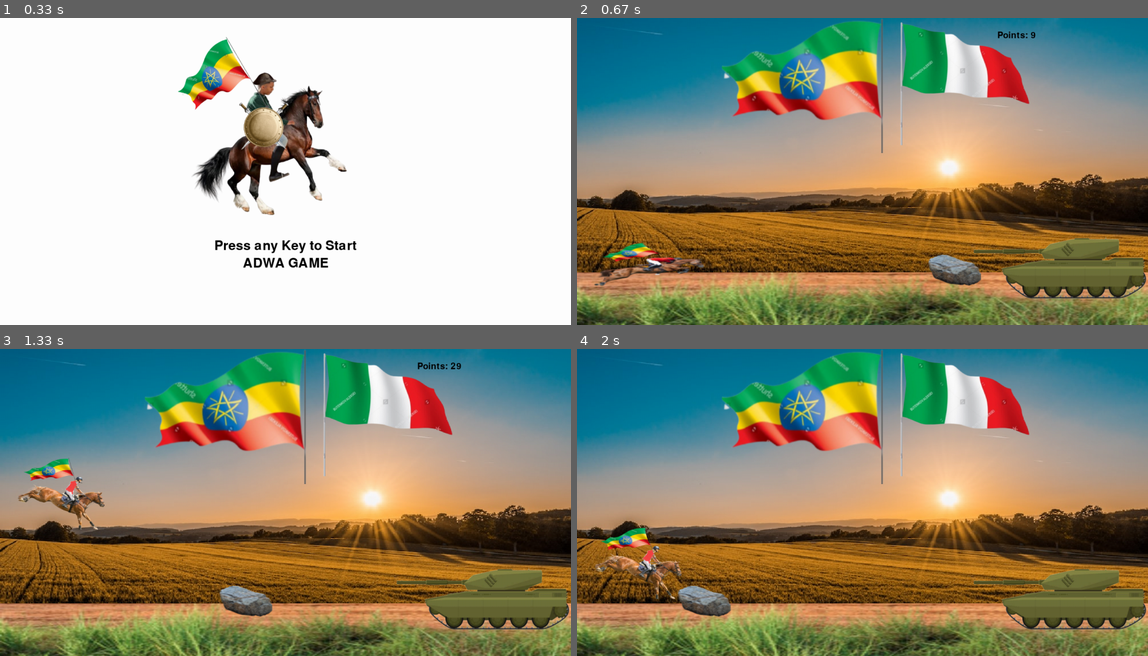
Above: before the commit, frames 1-4 (two rows, left to right).
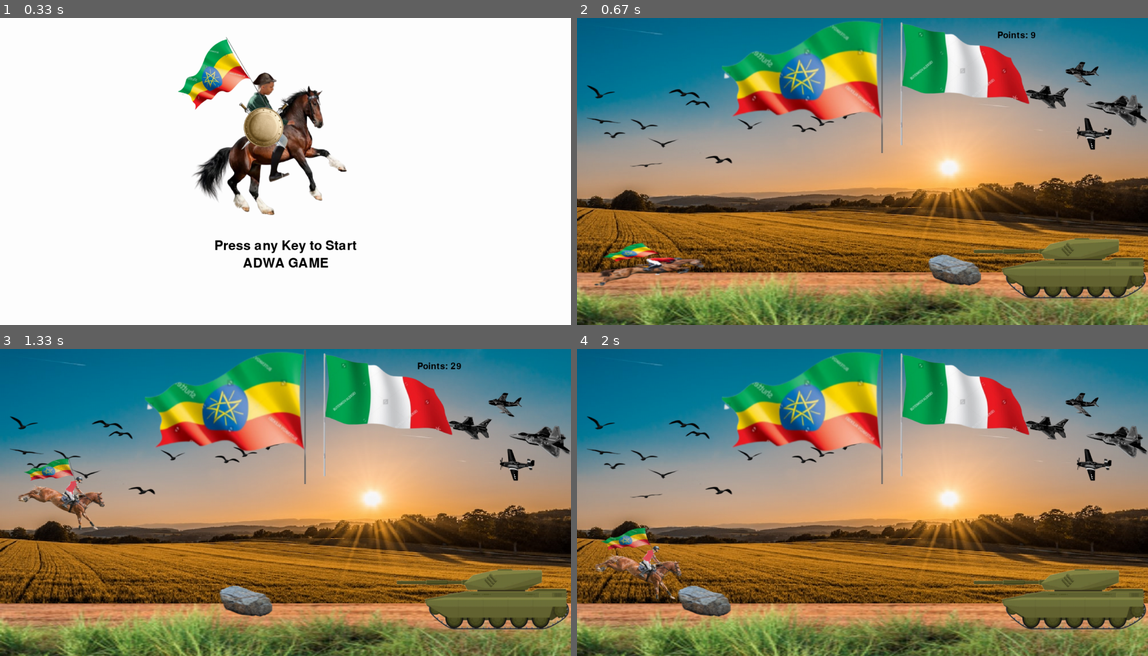
Above: after the commit, the same moments.

Repository: tans1/ADWA-GAME-IN-PYGAME
Game: pygame game, started from main.py
Two runs of this game, one before a commit and one after it. Both use one fixed random seed, a clock stepped at 60 frames per second and the inputs below.
Inputs:
- Up to frame 1 (0.33 s): no input
- Up to frame 2 (0.67 s): hold Down from 0.33 s (still down)
- Up to frame 3 (1.33 s): release Down at 0.8 s; tap Space at 0.83, 1.23 s; hold Down from 1.17 s (still down)
- Up to frame 4 (2 s): release Down at 1.53 s

Frame 1 is identical in both runs. In frame 2, 1.6% of the frame differs, in the area x 1-100%, y 14-49%; in frame 3, 1.7%; in frame 4, 1.7%, in the area x 1-100%, y 14-80%.

Commit message:
last edition

Diff:
--- a/main.py
+++ b/main.py
@@ -8,44 +8,46 @@
 
 
 BG = pygame.image.load(os.path.join("Assets/Other", "sunrise.jpg"))
-SCREEN = pygame.display.set_mode((SCREEN_WIDTH, SCREEN_HEIGHT))
-BG_image = pygame.transform.scale(BG, (SCREEN_WIDTH, SCREEN_HEIGHT))
-SCREEN.blit(BG_image, (0, 0))
-
+
+
+#MUSIC
 
 pygame.mixer.music.load(os.path.join("Assets/music", "musi.mp3"))
 pygame.mixer.music.play(-1)
 
+#IMAGES
+
+birds = pygame.image.load(os.path.join("Assets/Other", "birds.png"))
 homePage = [pygame.image.load(os.path.join("Assets/horse", "home.png"))]
-
-flags = [pygame.image.load(os.path.join("Assets/Other", "ethiopia flag.png")),
-         pygame.image.load(os.path.join("Assets/Other", "italy flag.png"))]
-
-tank = [pygame.image.load(os.path.join("Assets/Other", "tank.png"))]
-road = pygame.image.load(os.path.join("Assets/Other", "road 3.jpg"))
-
-RUNNING = [pygame.image.load(os.path.join("Assets/horse", "run_1.png")),
+flags    = [pygame.image.load(os.path.join("Assets/Other", "ethiopia flag.png")),
+            pygame.image.load(os.path.join("Assets/Other", "italy flag.png"))]
+tank     = [pygame.image.load(os.path.join("Assets/Other", "tank.png"))]
+road     = pygame.image.load(os.path.join("Assets/Other", "road 3.jpg"))
+RUNNING  = [pygame.image.load(os.path.join("Assets/horse", "run_1.png")),
            pygame.image.load(os.path.join("Assets/horse", "run_2.png")),
            pygame.image.load(os.path.join("Assets/horse", "run_3.png"))]
-
-JUMPING = pygame.image.load(os.path.join("Assets/horse", "jump 2.png"))
-
-down = pygame.image.load(os.path.join("Assets/horse", "down.png"))
-
-
+JUMPING  = pygame.image.load(os.path.join("Assets/horse", "jump 2.png"))
+down     = pygame.image.load(os.path.join("Assets/horse", "down.png"))
 largeObstacle = [pygame.image.load(os.path.join("Assets/fire", "largeFire.png")),
                 pygame.image.load(os.path.join("Assets/fire", "stone 1.png")),
                 pygame.image.load(os.path.join("Assets/fire", "stone 2.png")),
                 ]
-
-
-
-ARROWS = [pygame.image.load(os.path.join("Assets/arrow", "arrow.png")),
+foods = [pygame.image.load(os.path.join("Assets/Other", "food.png"))]
+
+ARROWS  = [pygame.image.load(os.path.join("Assets/arrow", "arrow.png")),
         pygame.image.load(os.path.join("Assets/arrow", "arrow.png")),
         pygame.image.load(os.path.join("Assets/arrow", "arrow.png")),
         pygame.image.load(os.path.join("Assets/arrow", "arrow.png"))]
 
-
+planes = [pygame.image.load(os.path.join("Assets/Other", "plane 1.png")),
+          pygame.image.load(os.path.join("Assets/Other", "plane 2.png"))]
+
+
+
+
+SCREEN = pygame.display.set_mode((SCREEN_WIDTH, SCREEN_HEIGHT))
+BG_image = pygame.transform.scale(BG, (SCREEN_WIDTH, SCREEN_HEIGHT))
+SCREEN.blit(BG_image, (0, 0))
 
 
 class HORSE:
@@ -141,6 +143,23 @@
     def draw(self, SCREEN):
         SCREEN.blit(self.image[self.type], self.rect)
 
+    def eatFood(self):
+        obstacles.pop()
+
+class Food(Obstacle):
+    def __init__(self,image):
+        self.type = 0
+        super().__init__(image, self.type)
+
+        rand = random.randint(0, 3)
+
+        if rand == 0:
+            self.rect.y = 350
+        elif rand == 1:
+            self.rect.y = 500
+        else:
+            self.rect.y = 550
+
 
 
 class LargeCactus(Obstacle):
@@ -203,7 +222,12 @@
         SCREEN.blit(bg_surface, (0, 0))
         userInput = pygame.key.get_pressed()
 
+        SCREEN.blit(birds,(20,140))
+
         SCREEN.blit(road, (0, 580))
+
+        SCREEN.blit(planes[0], (1000, 100))
+
         SCREEN.blit(flags[0], (SCREEN_WIDTH // 2 - 320, 0))
         SCREEN.blit(flags[1], (SCREEN_WIDTH // 2 + 80, 0))
 
@@ -219,25 +243,33 @@
 
 
         if len(obstacles) == 0:
-            if random.randint(0, 2) <= 1:
+            if random.randint(0, 3) <= 1:
                 obstacles.append(LargeCactus(largeObstacle))
-            elif random.randint(0, 2) == 2:
+            elif random.randint(0, 3) == 2:
                 obstacles.append(ARROW(ARROWS))
+            else:
+                obstacles.append(Food(foods))
+
 
         for obstacle in obstacles:
             obstacle.draw(SCREEN)
             obstacle.update()
 
-
-            if type(obstacle) == LargeCactus:
-                tolerance = -60
+            if type(obstacle) == Food:
+                if player.horse_rect.colliderect(obstacle.rect):
+                    points += 100
+                    obstacle.eatFood()
+
             else:
-                tolerance = - 65
-
-            if player.horse_rect.inflate(tolerance, tolerance).colliderect(obstacle.rect.inflate(tolerance, tolerance)):
-                pygame.time.delay(2000)
-                death_count += 1
-                menu(death_count)
+                if type(obstacle) == LargeCactus:
+                    tolerance = -60
+                else:
+                    tolerance = - 65
+
+                if player.horse_rect.inflate(tolerance, tolerance).colliderect(obstacle.rect.inflate(tolerance, tolerance)):
+                    pygame.time.delay(2000)
+                    death_count += 1
+                    menu(death_count)
 
 
         score()
Binary file added: Assets/Other/birds.png
Binary file added: Assets/Other/food.png
Binary file added: Assets/Other/plane 1.png
Binary file added: Assets/Other/plane 2.png
Binary file changed: Assets/arrow/arrow.png
Binary file changed: Assets/horse/jump 2.png
